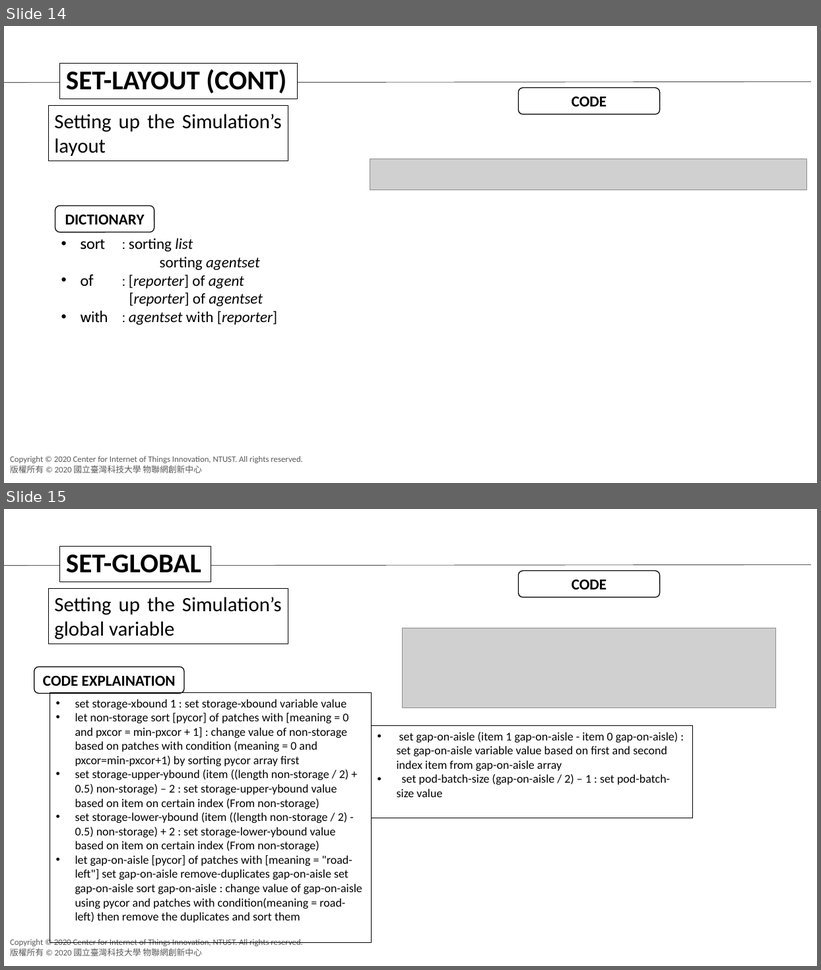
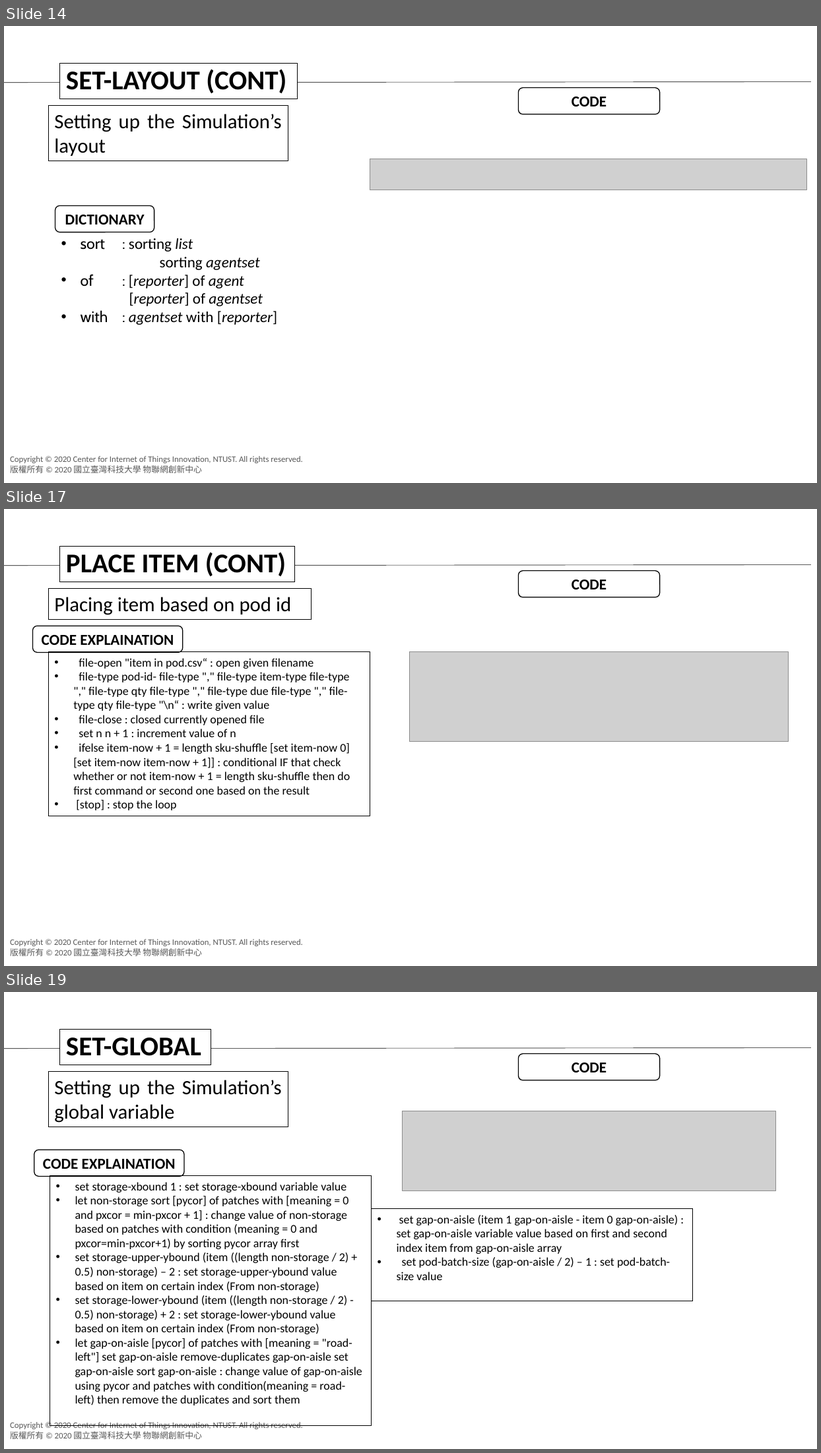
Before and after one commit to agnesyosephine/kiva, a slide deck: Tutorial/Code Learning-Ryanda.pptx. Shown one above the other, each under a label of ours: slides 14 and 15 before the commit, slides 14, 17 and 19 after it; the slides between them are not shown. The pictures are 821x970 and 821x1453 pixels, drawn with LibreOffice and Linux fonts; fonts in the diff are those of the drawing; grey boxes stand for pictures; background and template pictures are left out. Boxes give left, top, right and bottom in pixels: in the first picture for what was removed or moved away, otherwise in the second. Text is boxed around its words. In the diff, an @@ line names an element or a change of style, - is before the commit and + after.

Commit message:
Adding place-item

```diff
--- a/Tutorial/Code Learning-Ryanda.pptx
+++ b/Tutorial/Code Learning-Ryanda.pptx
@@ slide 17 added at [4,509,817,966], background #FFFFFF; not listed: 2 template elements that a slide beside it also shows @@
@@ rectangle added at [60,546,295,582], fill #FFFFFF, outline #000000 0.75 pt, 32 pt, text #000000, bold @@
+PLACE ITEM (CONT)
@@ line added from (4, 566) to (811, 565), #000000 0.5 pt @@
@@ rounded rectangle added at [519,570,660,597], fill #FFFFFF, outline #000000 1 pt, 18 pt, text #000000, bold @@
+CODE
@@ rectangle added at [48,589,312,619], outline #000000 0.75 pt, 24 pt, text #000000 @@
+Placing item based on pod id
@@ rounded rectangle added at [32,626,183,653], fill #FFFFFF, outline #000000 1 pt, 18 pt, text #000000, bold @@
+CODE EXPLAINATION
@@ rectangle added at [48,652,370,816], outline #000000 0.75 pt, 14 pt, text #000000 @@
+• file-open "item in pod.csv“ : open given filename
+• file-type pod-id- file-type "," file-type item-type file-type "," file-type qty file-type "," file-type due file-type "," file-type qty file-type "\n“ : write given value
+• file-close : closed currently opened file
+• set n n + 1 : increment value of n
+• ifelse item-now + 1 = length sku-shuffle [set item-now 0] [set item-now item-now + 1]] : conditional IF that check whether or not item-now + 1 = length sku-shuffle then do first command or second one based on the result
+• [stop] : stop the loop
@@ picture added at [410,652,789,741] @@
@@ what was slide 15 is now slide 19 @@
```
Also in this commit, not shown: 2 slides changed, 3 other slides added, 1 other file.
